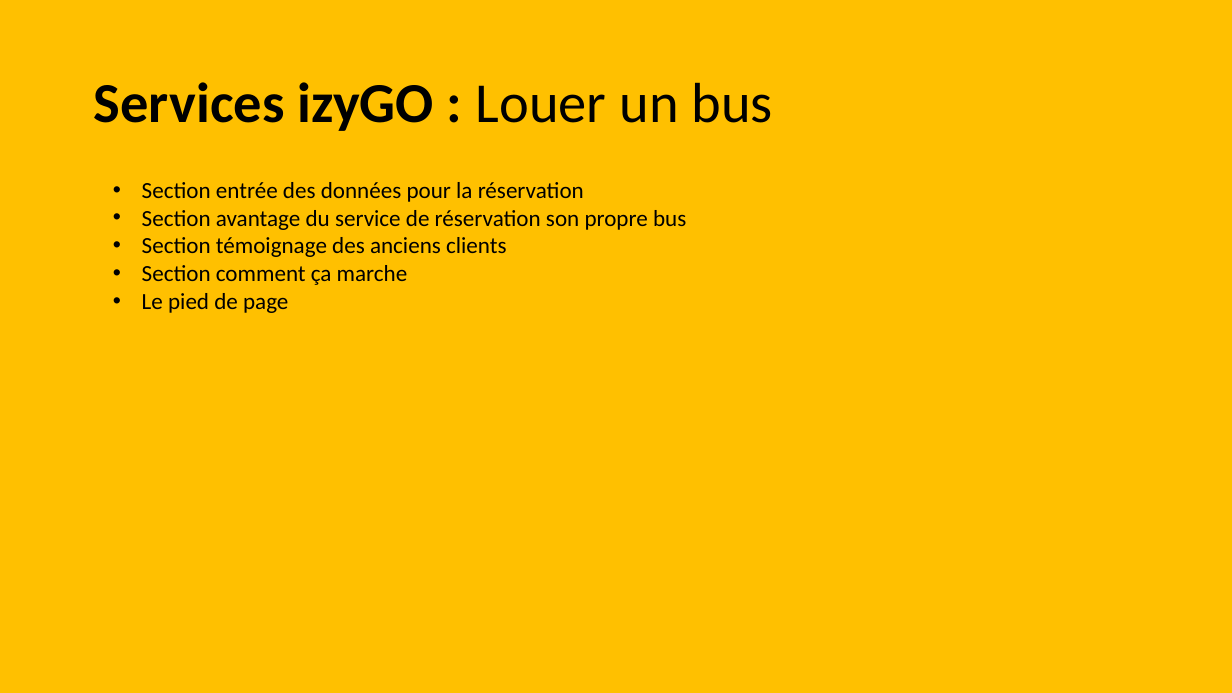
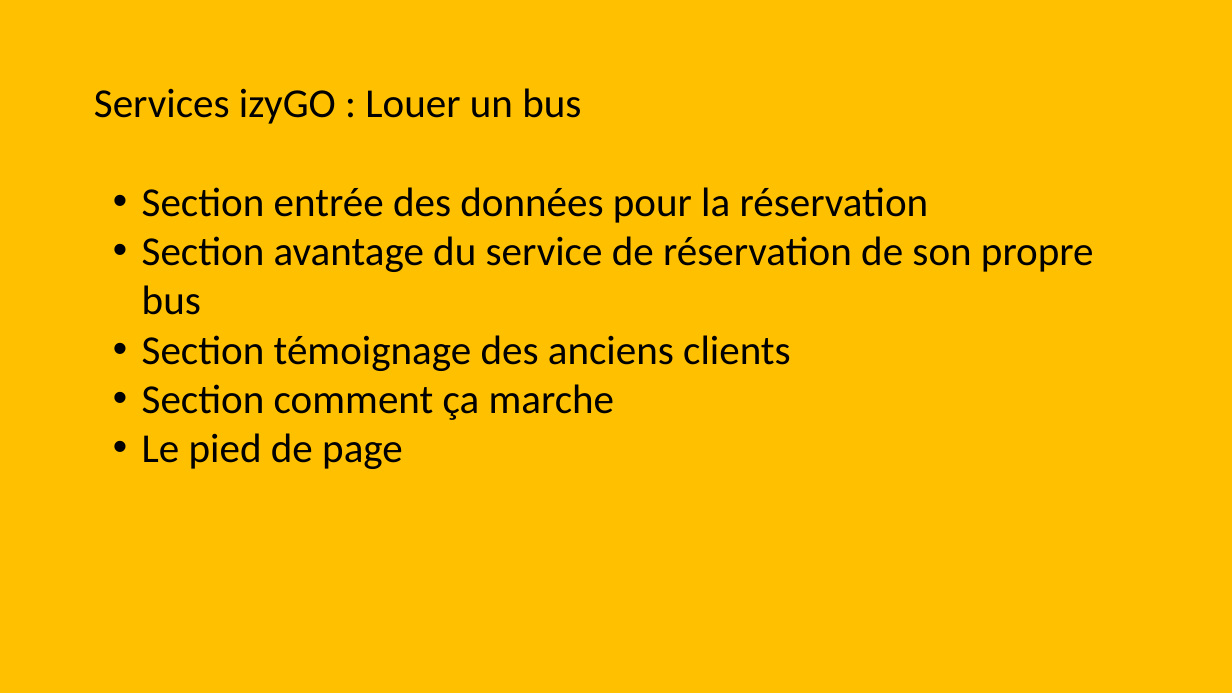
Before and after one commit to Traore-Yao/flash-go-Docs-repo-, a slide deck: slide 8 of plan du site.pptx. Drawn at 1232x693 pixels with LibreOffice and Linux fonts; fonts in the diff are those of the drawing. Boxes give left, top, right and bottom in pixels: in the first picture for what was removed or moved away, otherwise in the second. Text is boxed around its words. In the diff, an @@ line names an element or a change of style, - is before the commit and + after.

```diff
--- a/plan du site.pptx
+++ b/plan du site.pptx
@@ title "Services izyGO : Louer un ..." at [94,88,581,124]: size 44 to 32 pt; bold off in "Services izyGO :" @@
@@ text at [142,187,929,469]: size 18 to 32 pt in "Section entrée des données pour la réservation", "Section témoignage des anciens clients", "Section comment ça marche", "Le pied de page" @@
@@ text at [142,236,1094,315]: text changed; size 18 to 32 pt @@
-• Section avantage du service de réservation son propre bus
+• Section avantage du service de réservation de son propre bus
```
Also in this commit, not shown: 11 other slides changed.
